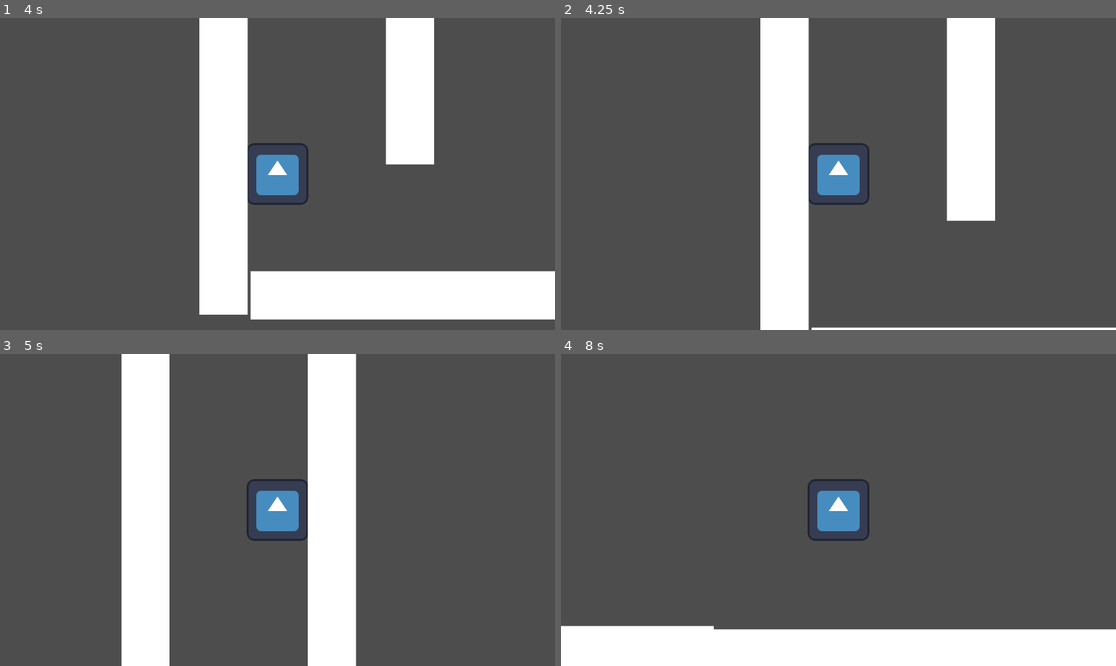
Above: before the commit, frames 1-4 (two rows, left to right).
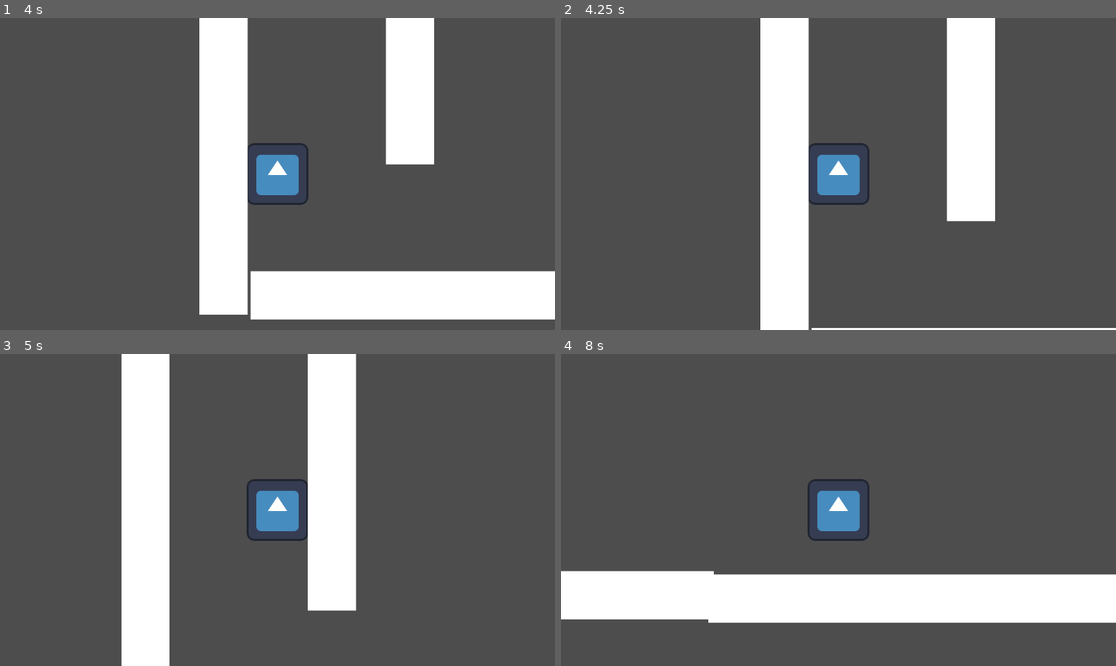
Above: after the commit, the same moments.

Repository: tristeceratops/42GameJam
Game: Godot game, scene res://testing stages/charakter_testing_env.tscn
Same seed, same stepped clock (60 frames per second), same inputs: the game is played once before the commit and once after it. The project has no main scene, so this scene is started directly. The engine's default icon, where the game draws it, is replaced by a stand-in: a white triangle on a blue panel in a dark square.
Inputs:
- Up to frame 1 (4 s): tap Enter (ui_accept) at 0.5, 0.77, 0.8, 1.07, 1.35, 1.52, 1.82, 2.3, 3.02, 3.32, 3.77, 3.8 s; hold Shift (run) 0.53-1.28 s; hold D (right) 0.53-2.03 s; tap Shift (run) at 1.55, 2.85 s; hold A (left) from 2.03 s (still down); tap E (dash) at 2.1 s; hold Shift (run) from 3.53 s (still down)
- Up to frame 2 (4.25 s): keep holding A (left); keep holding Shift (run); tap Enter (ui_accept) at 4.07 s
- Up to frame 3 (5 s): release A (left) at 4.28 s; release Shift (run) at 4.28 s; hold D (right) from 4.28 s (still down); tap Enter (ui_accept) at 4.35, 4.52, 4.82 s; tap Shift (run) at 4.55 s
- Up to frame 4 (8 s): keep holding D (right); tap E (dash) at 5.1 s; tap Enter (ui_accept) at 5.3, 6.02, 6.32, 6.77, 6.8, 7.07, 7.35, 7.52, 7.82 s; tap Shift (run) at 5.85, 7.55 s; hold Shift (run) 6.53-7.28 s

Frame 1 is identical in both runs. In frame 2, 0.2% of the frame differs, in the area x 45-100%, y 64-100%; in frame 3, 1.6%; in frame 4, 28%, in the area x 0-100%, y 69-100%.

Commit message:
minor changes
nothing special

Diff:
--- a/42gamejam Sebastian/scripts/main_charakter.gd
+++ b/42gamejam Sebastian/scripts/main_charakter.gd
@@ -9,7 +9,7 @@
 var max_slide_time = 2.0
 var slide_time = max_slide_time
 var last_dir = 0
-var WJ_pushback = 210
+var WJ_pushback = 420
 var wall_slide_fr = 100
 var last_wall_dir = 0 # To track the direction of the last wall jump (left or right)
 
@@ -18,13 +18,14 @@
 	dir = Input.get_axis("left", "right")
 	if dir != 0:
 		last_dir = dir
+	jump()
 	run()
 	dash()
 	walking(delta)
-	jump()
 	wall_slide(delta)
 	crouch_n_slide(delta)
 	print(velocity.y)
+
 	returning_the_points(delta)
 	gravity(delta)
 	move_and_slide()
@@ -47,7 +48,7 @@
 		elif is_on_wall() and not is_on_floor() and last_dir != last_wall_dir:
 			velocity.y = 0 # Reset Y velocity
 			velocity.y += JUMP_VELOCITY # Apply wall jump velocity
-			velocity.x = WJ_pushback * -last_dir # Push away from the wall
+			velocity.x += WJ_pushback * -last_dir # Push away from the wall
 
 			last_wall_dir = last_dir # Track the direction of the wall jump
 			dir = -dir # Flip direction
@@ -83,9 +84,9 @@
 
 
 func run()-> void:
-	if dir != 0 and Input.is_action_pressed("run"):
+	if dir != 0 and Input.is_action_pressed("run") and not is_on_wall():
 		velocity.x += dir * (MAX_SPEED * 2 / acceleration)
-	if abs(velocity.x) > MAX_SPEED * 2:
+	if abs(velocity.x) > MAX_SPEED * 2 and not is_on_wall():
 		velocity.x = MAX_SPEED * 2 * dir
 
 func dash() -> void:
@@ -95,7 +96,7 @@
 
 func walking(delta) -> void:
 	# Accelerate when moving left or right
-	if dir != 0:
+	if dir != 0 and not is_on_wall():
 		velocity.x += dir * (MAX_SPEED / acceleration)
 
 		# Clamp the velocity to the maximum speed
--- a/42gamejam Sebastian/testing stages/charakter_testing_env.tscn
+++ b/42gamejam Sebastian/testing stages/charakter_testing_env.tscn
@@ -44,8 +44,18 @@
 [node name="StaticBody2D9" parent="." instance=ExtResource("2_p5px5")]
 position = Vector2(7082, 167)
 
+[node name="StaticBody2D11" parent="." instance=ExtResource("2_p5px5")]
+position = Vector2(9042, 591)
+rotation = 0.47822
+scale = Vector2(1, 1)
+
+[node name="StaticBody2D10" parent="StaticBody2D11" instance=ExtResource("2_p5px5")]
+position = Vector2(963.202, 108.958)
+rotation = 0.23911
+
 [node name="StaticBody2D10" parent="." instance=ExtResource("2_p5px5")]
-position = Vector2(7971, 217)
+position = Vector2(8100, 259)
+rotation = 0.23911
 
 [node name="StaticBody2D2" parent="." instance=ExtResource("2_p5px5")]
 position = Vector2(-576, -465)
